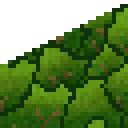
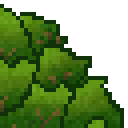
Before/after of a 128 x 128 layered artwork. What changed in the layer stack:
hid "Slide 2" (2nd of 2) over 0, 4, 128, 128
showed "Triangle 3" (1st of 2) over 24, 12, 124, 116
showed "Triangle 3" (2nd of 2) over 0, 4, 128, 128
